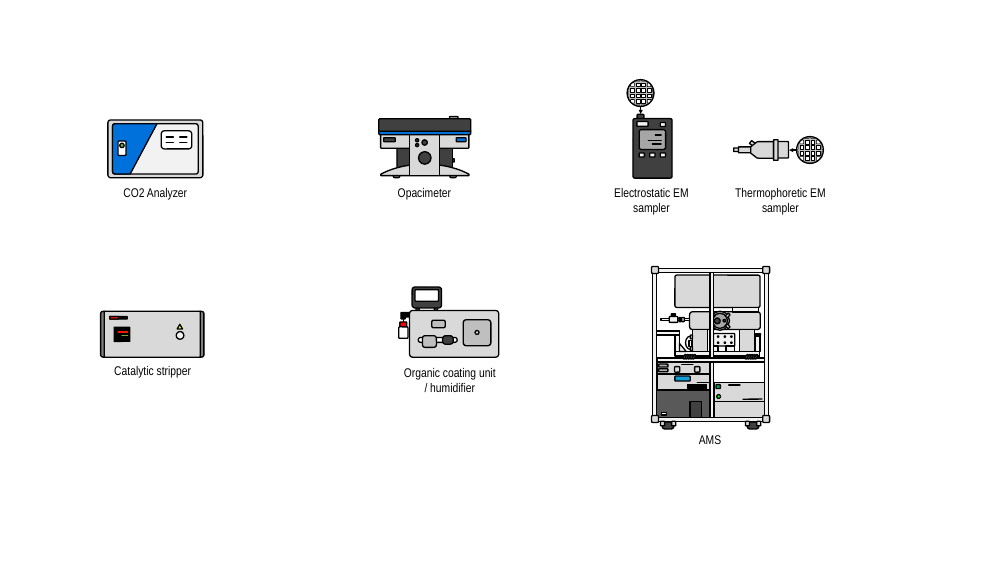
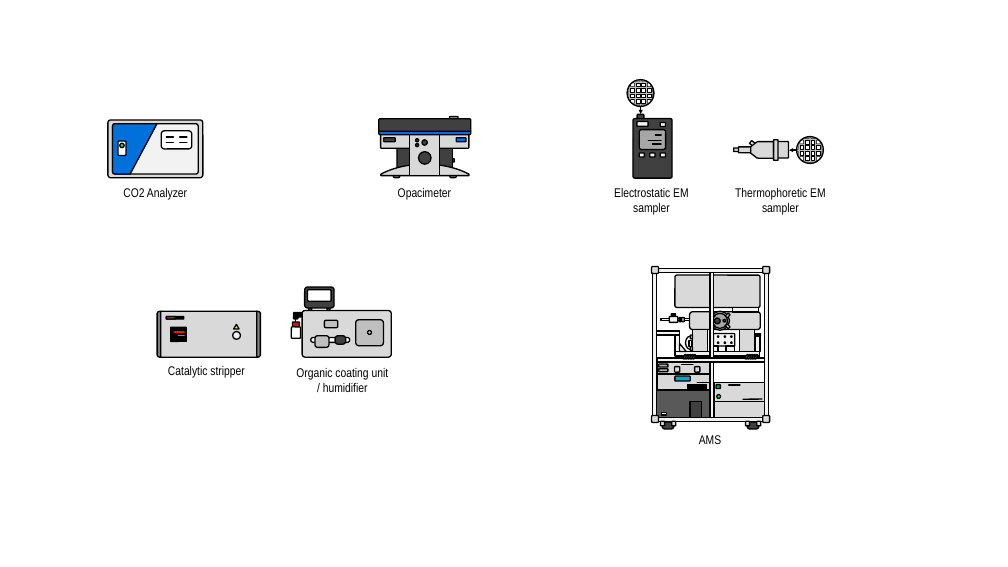
Before and after one commit to tsipkens/aerosol-icon-project, a slide deck: slide 4 of icons.pptx. Drawn at 1008x567 pixels with LibreOffice and Linux fonts; fonts in the diff are those of the drawing. Boxes give left, top, right and bottom in pixels: in the first picture for what was removed or moved away, otherwise in the second. Text is boxed around its words. In the diff, an @@ line names an element or a change of style, - is before the commit and + after.

```diff
--- a/icons.pptx
+++ b/icons.pptx
@@ 6 rounded rectangles, 1 text, 1 freeform shape: place and size @@
-6 rounded rectangles, 1 text, 1 freeform shape at (399,304,499,392)
+6 rounded rectangles, 1 text, 1 freeform shape at (291,304,392,392)
@@ 4 freeform shapes, 2 lines, 2 rounded rectangles, 1 text, 1 ellipse, 1 triangle: place and size @@
-4 freeform shapes, 2 lines, 2 rounded rectangles, 1 text, 1 ellipse, 1 triangle at (101,312,204,378)
+4 freeform shapes, 2 lines, 2 rounded rectangles, 1 text, 1 ellipse, 1 triangle at (157,312,261,378)
@@ 6 rounded rectangles, 1 line, 1 ellipse: place and size @@
-6 rounded rectangles, 1 line, 1 ellipse at (400,287,479,344)
+6 rounded rectangles, 1 line, 1 ellipse at (293,287,371,344)
```
Also in this commit, not shown: 3 other slides changed, 1 other file.
